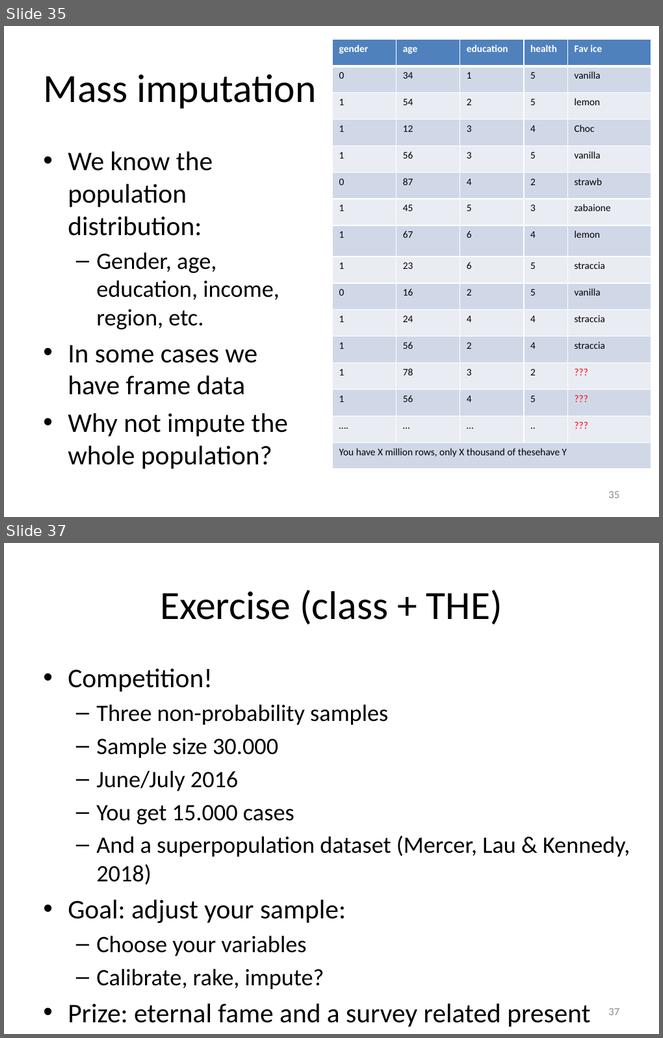
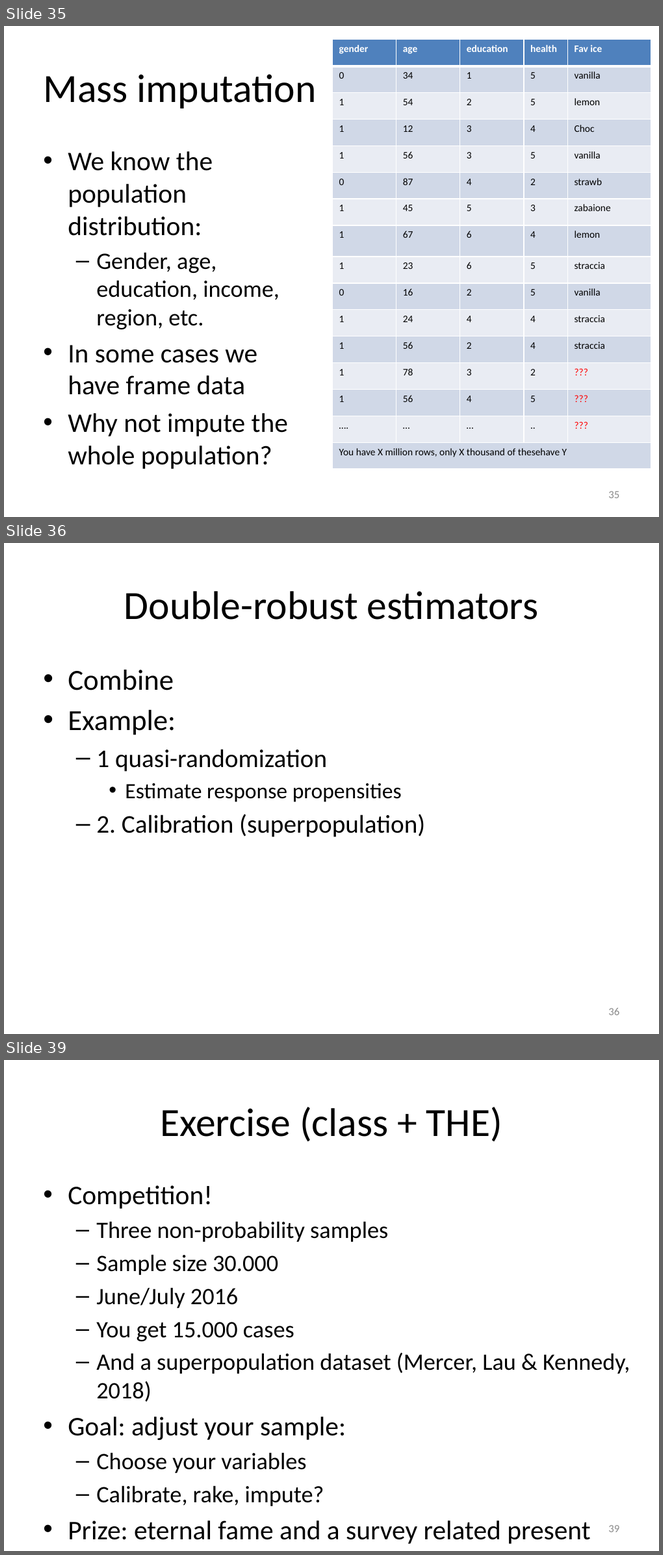
Before and after one commit to peterlugtig/peterlugtig.github.io, a slide deck: static/files/SDA/week13/lecture_week_13.pptx. Shown one above the other, each under a label of ours: slides 35 and 37 before the commit, slides 35, 36 and 39 after it; the slides between them are not shown. The pictures are 663x1038 and 663x1555 pixels, drawn with LibreOffice and Linux fonts; fonts in the diff are those of the drawing. Boxes give left, top, right and bottom in pixels: in the first picture for what was removed or moved away, otherwise in the second. Text is boxed around its words. In the diff, an @@ line names an element or a change of style, - is before the commit and + after.

```diff
--- a/static/files/SDA/week13/lecture_week_13.pptx
+++ b/static/files/SDA/week13/lecture_week_13.pptx
@@ slide 36 added at (x1=4, y1=543, x2=659, y2=1034), background #FFFFFF @@
@@ title added at (x1=124, y1=591, x2=539, y2=620), 44 pt, text #000000 @@
+Double-robust estimators
@@ text added at (x1=68, y1=670, x2=425, y2=837), 28 pt, text #000000 @@
+• Combine
+• Example:
+  – 1 quasi-randomization
+    • Estimate response propensities
+  – 2. Calibration (superpopulation)
@@ page number added at (x1=608, y1=1008, x2=620, y2=1016), 12 pt, text #8C8C8C @@
+36
@@ what was slide 37 is now slide 39 @@
@@ page number at (x1=608, y1=1525, x2=620, y2=1533): text changed @@
-37
+39
```
Also in this commit, not shown: 10 slides changed, 2 other slides added, 1 slide removed, 7 other files.
